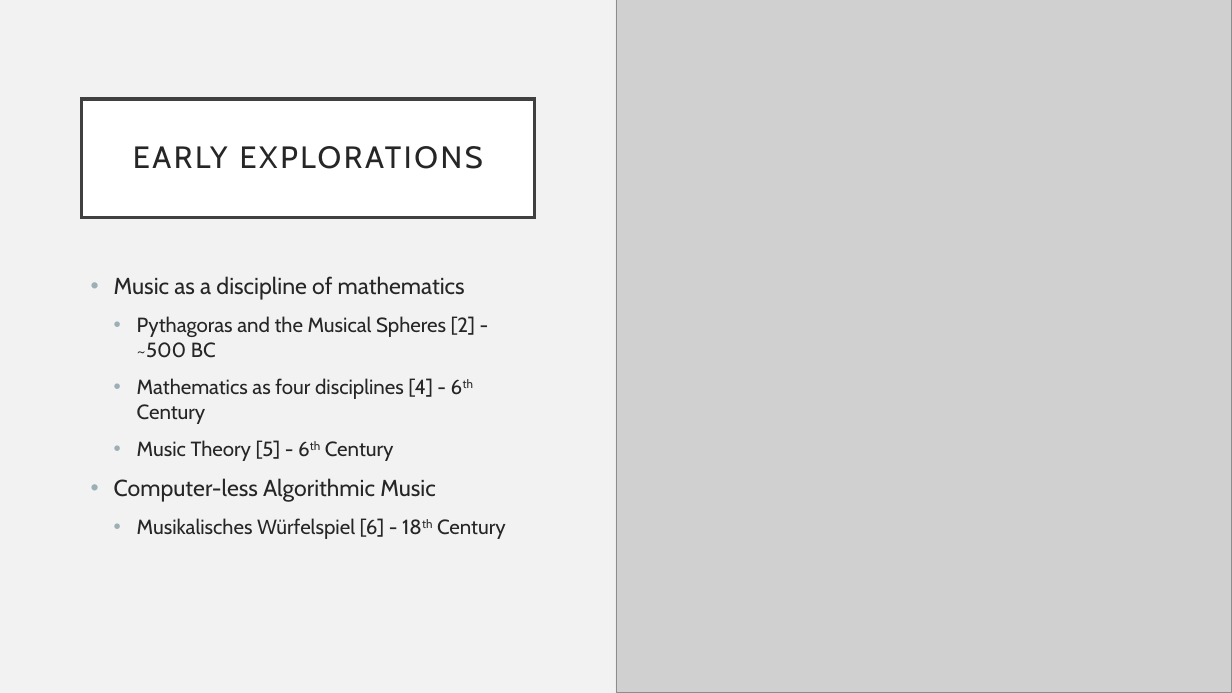
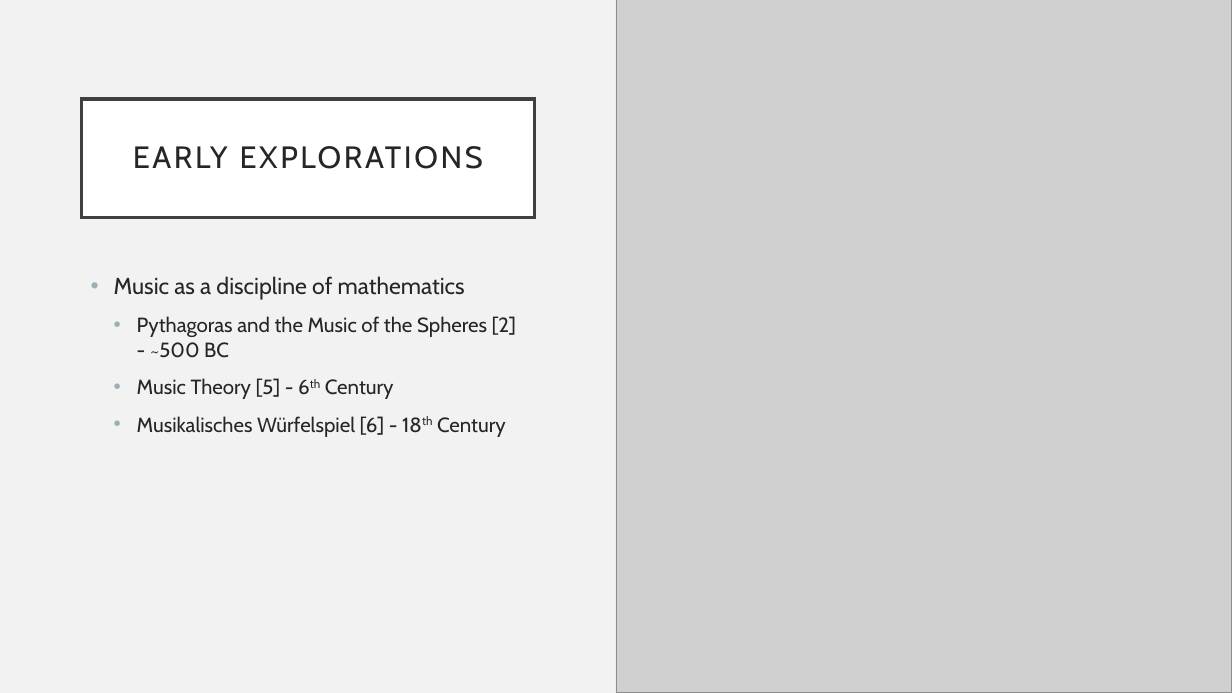
Before and after one commit to rstrelow001/CSCI-UR-Music-Composition, a slide deck: slide 3 of Presentations/MICS Presentation 1.0.pptx (slide 4 before the commit). Drawn at 1232x693 pixels with LibreOffice and Linux fonts; fonts in the diff are those of the drawing; grey boxes stand for pictures. Boxes give left, top, right and bottom in pixels: in the first picture for what was removed or moved away, otherwise in the second. Text is boxed around its words. In the diff, an @@ line names an element or a change of style, - is before the commit and + after.

```diff
--- a/Presentations/MICS Presentation 1.0.pptx
+++ b/Presentations/MICS Presentation 1.0.pptx
@@ text at (137,316,516,358): text changed @@
-  • Pythagoras and the Musical Spheres [2] - ~500 BC
-  • Mathematics as four disciplines [4] - 6th Century
+  • Pythagoras and the Music of the Spheres [2] - ~500 BC
@@ text at (114,478,436,502): paragraph removed @@
-• Computer-less Algorithmic Music
```
Also in this commit, not shown: 14 other slides changed, 5 slides added, 10 slides removed, 32 other files.
